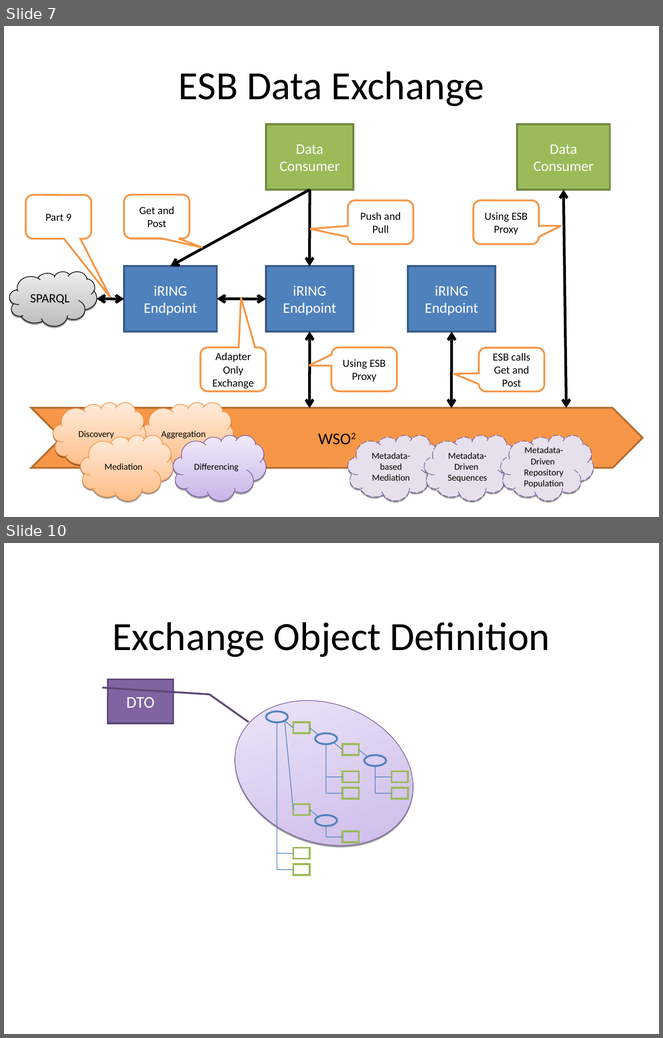
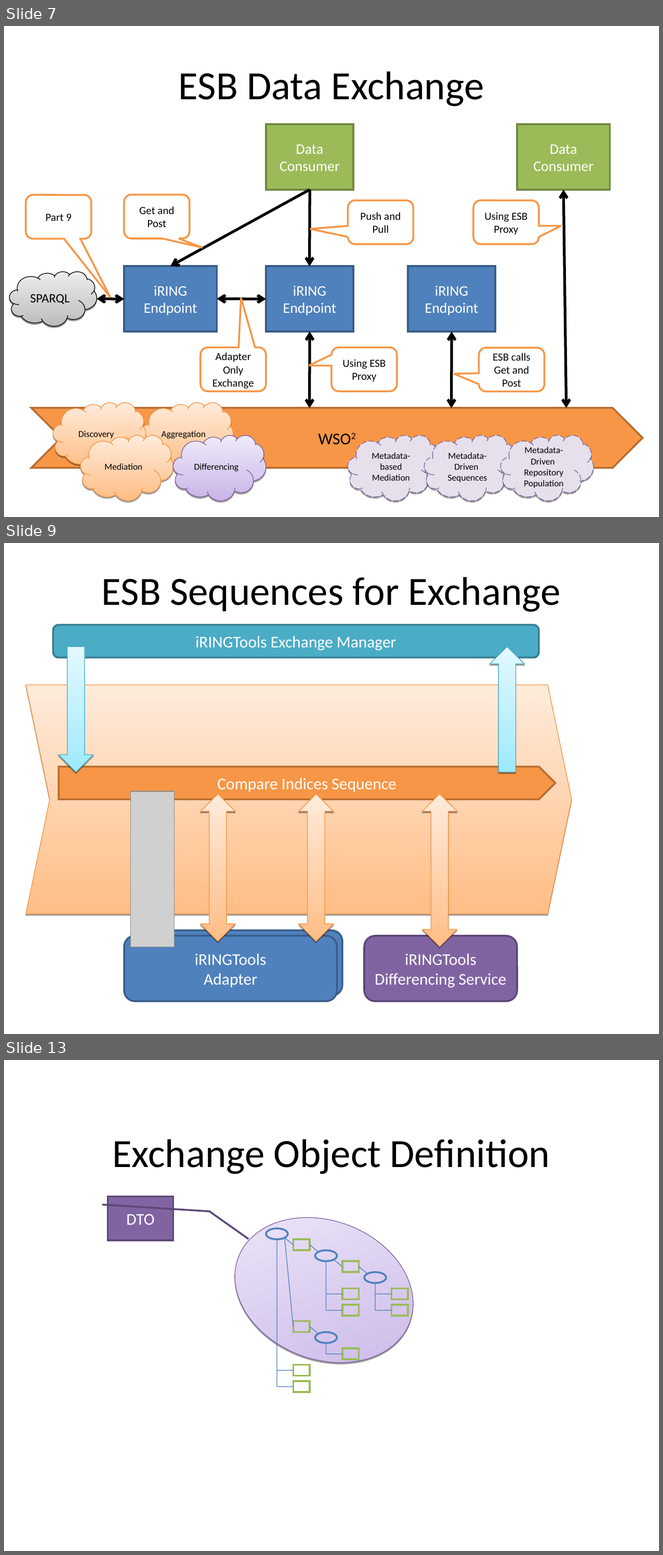
Before and after one commit to heyena/iring-tools, a slide deck: branches/ports/java/documents/iRINGTools ESB.ppt. Shown one above the other, each under a label of ours: slides 7 and 10 before the commit, slides 7, 9 and 13 after it; the slides between them are not shown. The pictures are 663x1038 and 663x1555 pixels, drawn with LibreOffice and Linux fonts; fonts in the diff are those of the drawing; grey boxes stand for pictures. Boxes give left, top, right and bottom in pixels: in the first picture for what was removed or moved away, otherwise in the second. Text is boxed around its words. In the diff, an @@ line names an element or a change of style, - is before the commit and + after.

```diff
--- a/branches/ports/java/documents/iRINGTools ESB.ppt
+++ b/branches/ports/java/documents/iRINGTools ESB.ppt
@@ slide 9 added at box(4, 543, 659, 1034), background #FFFFFF @@
@@ text added at box(102, 577, 560, 612), 44 pt, text #000000 @@
+ESB Sequences for Exchange
@@ rounded rectangle added at box(53, 625, 539, 657), fill #4BACC6, outline #357D91 2.01 pt, 18 pt, text #FFFFFF @@
+iRINGTools Exchange Manager
@@ down arrow added at box(59, 646, 93, 772), fill gradient #9EEAFF to #E4F9FF, outline #46AAC5 0.74 pt @@
@@ up arrow added at box(490, 646, 525, 772), fill gradient #9EEAFF to #E4F9FF, outline #46AAC5 0.74 pt @@
@@ freeform shape added at box(26, 685, 571, 914), fill gradient #FFBE86 to #FFEBDB, outline #F69240 0.74 pt @@
@@ freeform shape added at box(59, 767, 555, 800), fill #F79646, outline #B66D31 2.01 pt, 18 pt, text #FFFFFF @@
+Compare Indices Sequence
@@ picture added at box(130, 792, 175, 947) @@
@@ up down arrow added at box(201, 794, 235, 941), fill gradient #FFBE86 to #FFEBDB, outline #F69240 0.74 pt @@
@@ up down arrow added at box(299, 794, 334, 941), fill gradient #FFBE86 to #FFEBDB, outline #F69240 0.74 pt @@
@@ up down arrow added at box(423, 794, 457, 947), fill gradient #FFBE86 to #FFEBDB, outline #F69240 0.74 pt @@
@@ rounded rectangle added at box(130, 931, 343, 996), fill #4F81BD, outline #385D8A 2.01 pt, 18 pt, text #FFFFFF @@
+iRINGTools
+Adapter
@@ rounded rectangle added at box(124, 936, 337, 1002), fill #4F81BD, outline #385D8A 2.01 pt, 18 pt, text #FFFFFF @@
+iRINGTools
+Adapter
@@ rounded rectangle added at box(364, 936, 517, 1002), fill #8064A2, outline #5C4776 2.01 pt, 18 pt, text #FFFFFF @@
+iRINGTools Differencing Service
@@ what was slide 10 is now slide 13 @@
```
Also in this commit, not shown: 3 slides changed, 5 other slides added.
